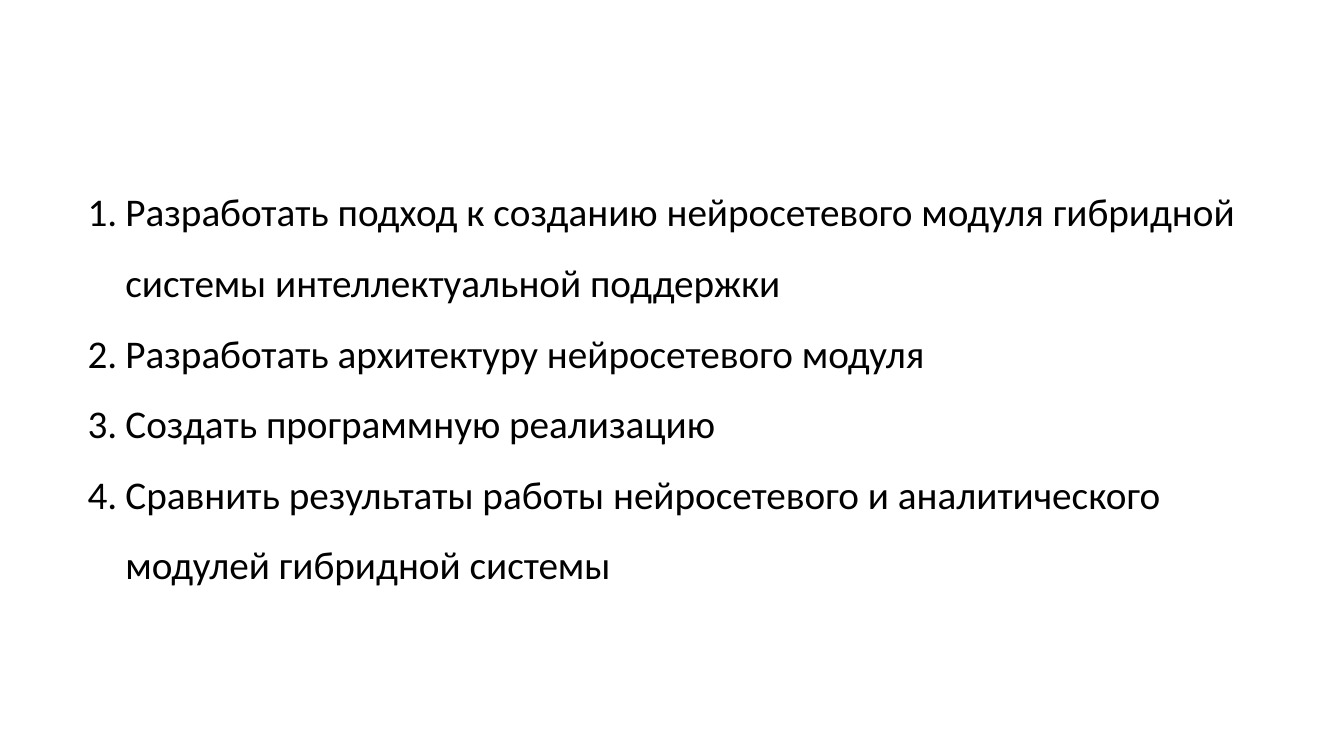
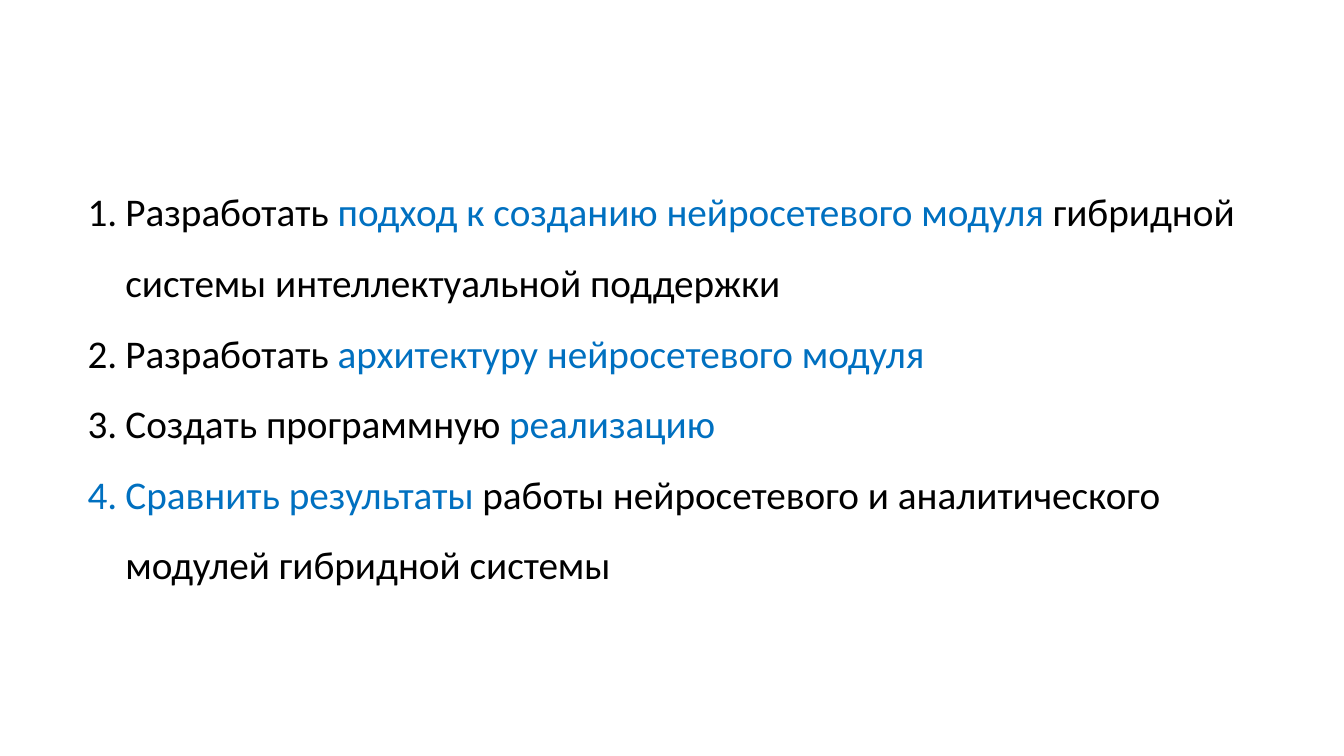
Before and after one commit to sevoster/hybrid-decision-making-system, a slide deck: slide 9 of docs/Синтетическая Презентация.pptx. Drawn at 1344x756 pixels with LibreOffice and Linux fonts; fonts in the diff are those of the drawing. Boxes give left, top, right and bottom in pixels: in the first picture for what was removed or moved away, otherwise in the second. Text is boxed around its words. In the diff, an @@ line names an element or a change of style, - is before the commit and + after.

```diff
--- a/docs/Синтетическая Презентация.pptx
+++ b/docs/Синтетическая Презентация.pptx
@@ text "Разработать подход к созданию нейросетевого ..." at (125, 199, 1235, 586): text colour #000000 to #0070C0 in "подход к созданию нейросетевого модуля", "архитектуру нейросетевого модуля", "реализацию", "Сравнить результаты" @@
```
Also in this commit, not shown: 18 other slides changed, 1 slide added, 1 slide removed, 2 other files.
